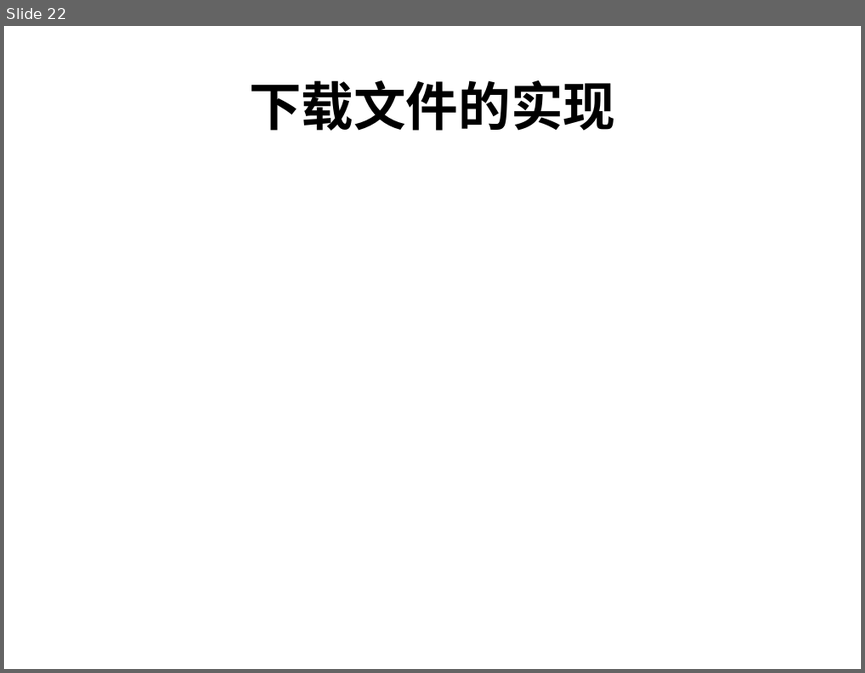
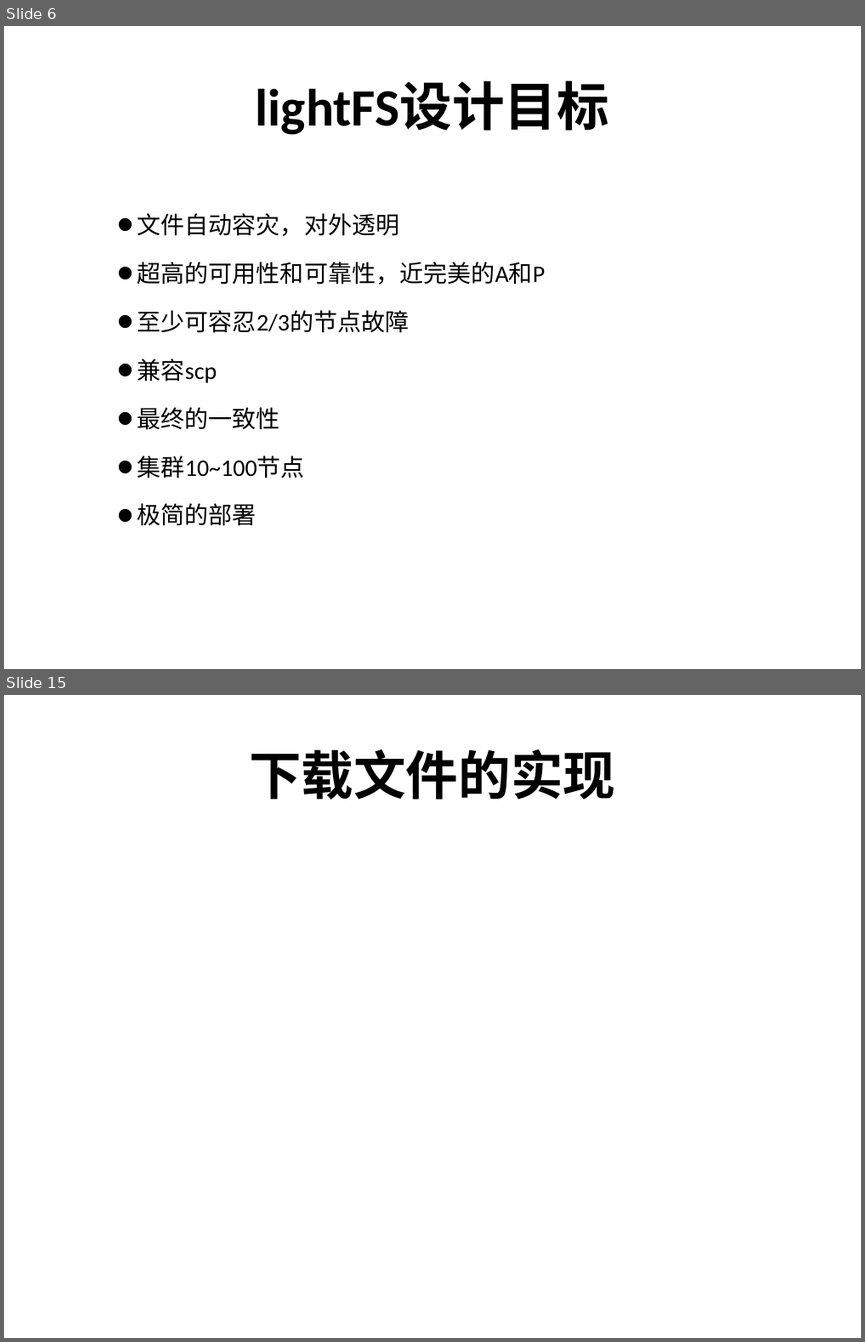
Before and after one commit to shtzr840329/mooon, a slide deck: applications/lightfs/doc/lightFS-牺牲强一致性获得超高可用性和可靠性的磁盘级轻量分布式文件系统.ppt. Shown one above the other, each under a label of ours: slide 22 before the commit, slides 6 and 15 after it; the slides between them are not shown. The pictures are 865x673 and 865x1342 pixels, drawn with LibreOffice and Linux fonts; fonts in the diff are those of the drawing. Boxes give left, top, right and bottom in pixels: in the first picture for what was removed or moved away, otherwise in the second. Text is boxed around its words. In the diff, an @@ line names an element or a change of style, - is before the commit and + after.

```diff
--- a/applications/lightfs/doc/lightFS-牺牲强一致性获得超高可用性和可靠性的磁盘级轻量分布式文件系统.ppt
+++ b/applications/lightfs/doc/lightFS-牺牲强一致性获得超高可用性和可靠性的磁盘级轻量分布式文件系统.ppt
@@ slide 6 added at [4, 26, 861, 669], background #FFFFFF @@
@@ title added at [256, 82, 609, 135], 44 pt, text #000000, bold @@
+lightFS设计目标
@@ text added at [137, 213, 399, 236], 20 pt, text #000000 @@
+• 文件自动容灾，对外透明
@@ text added at [137, 261, 545, 284], 20 pt, text #000000 @@
+• 超高的可用性和可靠性，近完美的A和P
@@ text added at [137, 310, 409, 333], 20 pt, text #000000 @@
+• 至少可容忍2/3的节点故障
@@ text added at [137, 358, 217, 383], 20 pt, text #000000 @@
+• 兼容scp
@@ text added at [137, 407, 280, 430], 20 pt, text #000000 @@
+• 最终的一致性
@@ text added at [137, 455, 305, 478], 20 pt, text #000000 @@
+• 集群10~100节点
@@ text added at [137, 503, 256, 526], 20 pt, text #000000 @@
+• 极简的部署
@@ what was slide 22 is now slide 15 @@
```
Also in this commit, not shown: 11 slides changed, 9 other slides added, 15 slides removed.
